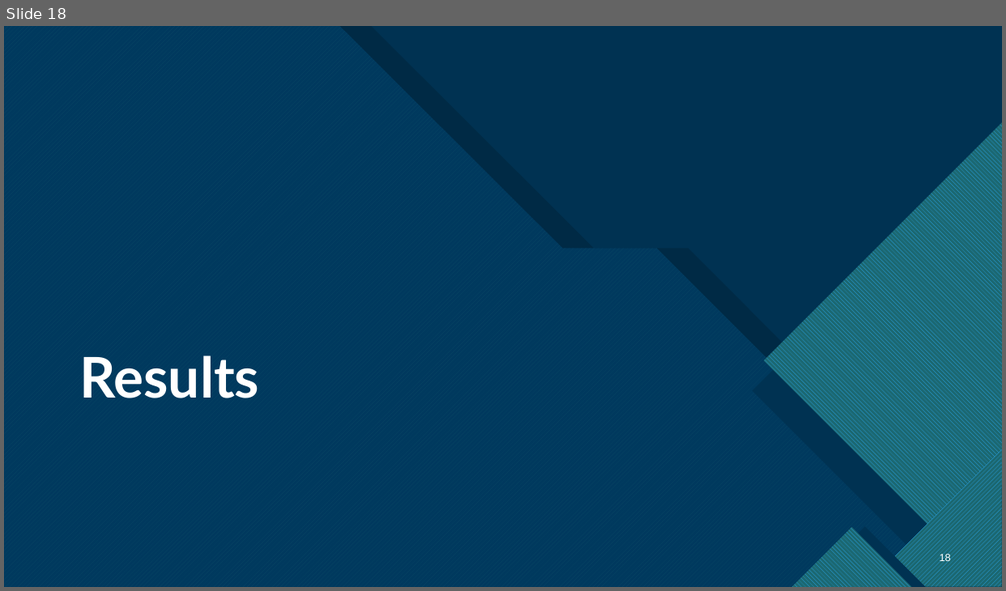
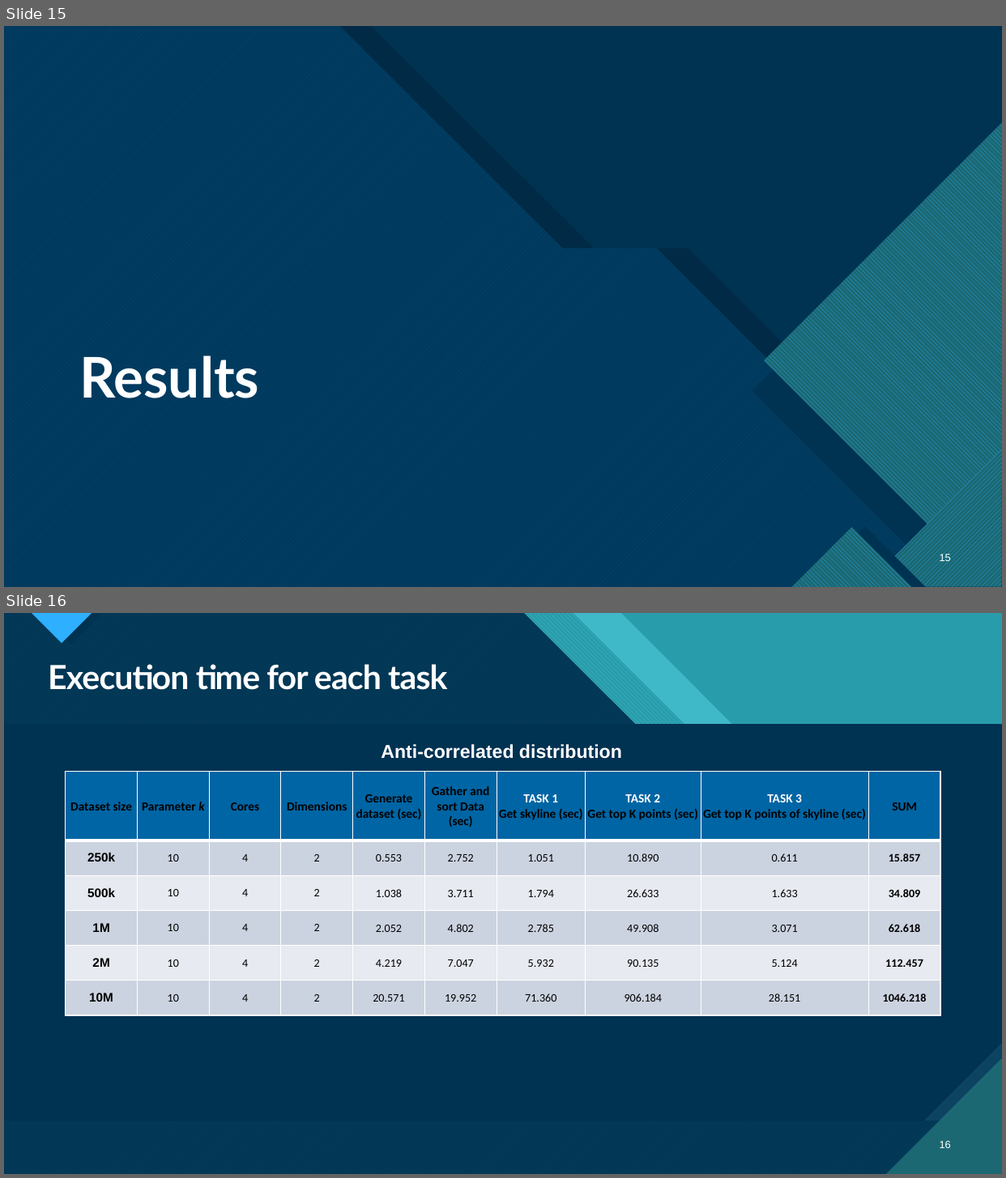
Before and after one commit to MnAppsNet/DominanceQueries, a slide deck: reports/report_presentation.pptx. Shown one above the other, each under a label of ours: slide 18 before the commit, slides 15 and 16 after it. The pictures are 1006x591 and 1006x1178 pixels, drawn with LibreOffice and Linux fonts; fonts in the diff are those of the drawing; background and template pictures are left out; a plain dark background stands for a picture behind light text. Boxes give left, top, right and bottom in pixels: in the first picture for what was removed or moved away, otherwise in the second. Text is boxed around its words. In the diff, an @@ line names an element or a change of style, - is before the commit and + after.

```diff
--- a/reports/report_presentation.pptx
+++ b/reports/report_presentation.pptx
@@ slide 16 added at [4,613,1002,1174], background picture (left out); not listed: 13 template elements that a slide beside it also shows @@
@@ rectangle added at [4,613,1002,1174], fill #299CAB @@
@@ rectangle added at [4,613,1002,1174], fill #299CAB @@
@@ freeform shape added at [4,613,1002,1174], fill #47C3D3 at 74% opacity @@
@@ freeform shape added at [4,613,1002,1174], fill pattern #47C3D3 on #1B6872 @@
@@ freeform shape added at [4,613,1002,1174], fill #003352 at 90% opacity @@
@@ title added at [48,664,447,690], 32 pt, text #FFFFFF, bold @@
+Execution time for each task
@@ text added at [381,744,622,759], 18 pt, text #FFFFFF, bold @@
+Anti-correlated distribution
@@ table added at [66,772,940,1016], 6 rows, 10 columns @@
+Dataset size | Parameter k | Cores | Dimensions | Generate dataset (sec) | Gather and sort Data (sec) | TASK 1 / Get skyline (sec) | TASK 2 / Get top K points (sec) | TASK 3 / Get top K points of skyline (sec) | SUM
+250k | 10 | 4 | 2 | 0.553 | 2.752 | 1.051 | 10.890 | 0.611 | 15.857
+500k | 10 | 4 | 2 | 1.038 | 3.711 | 1.794 | 26.633 | 1.633 | 34.809
+1M | 10 | 4 | 2 | 2.052 | 4.802 | 2.785 | 49.908 | 3.071 | 62.618
+2M | 10 | 4 | 2 | 4.219 | 7.047 | 5.932 | 90.135 | 5.124 | 112.457
+10M | 10 | 4 | 2 | 20.571 | 19.952 | 71.360 | 906.184 | 28.151 | 1046.218
@@ page number added at [940,1141,951,1148], 10 pt, text #FFFFFF @@
+16
@@ what was slide 18 is now slide 15 @@
```
Also in this commit, not shown: 4 slides changed, 6 other slides added, 7 slides removed.
